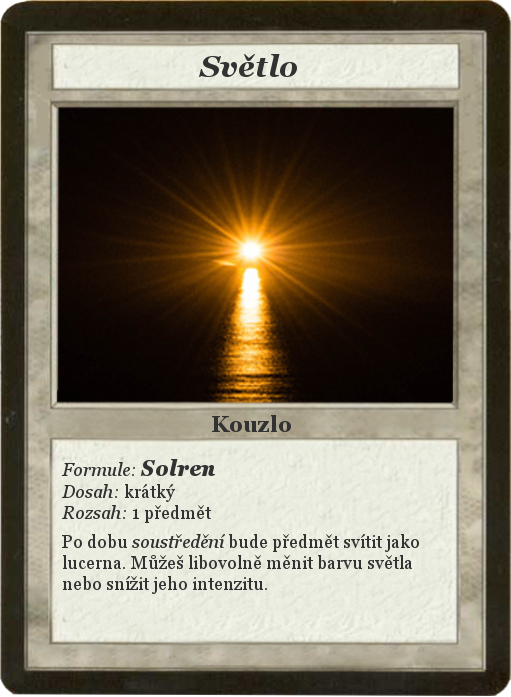
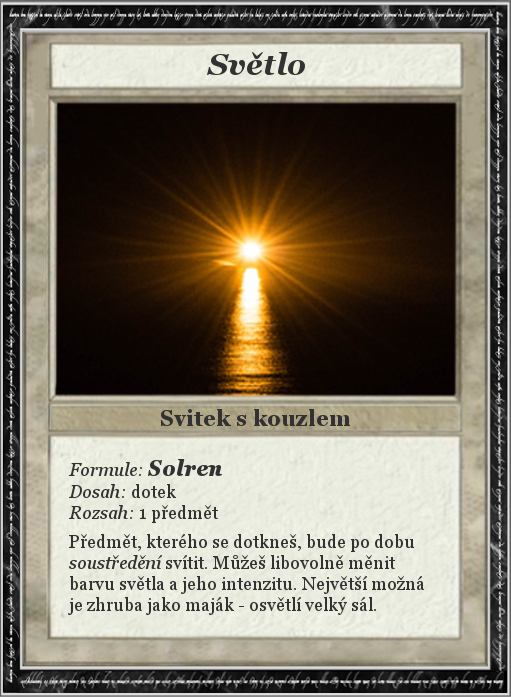
Revision of a layered 511x697 image; what changed, layer by layer:
painted on "Světlo" over [199, 52, 305, 77]
renamed "Kouzlo" to "Svitek s kouzlem", painted on it over [161, 409, 350, 432]
painted on "Formule: Solren ..." over [61, 459, 424, 615]
added layer "RuneFrame" above "Card" over [0, 0, 511, 697]
painted on "Card" over [0, 0, 511, 697]
removed layer "Picture" over [34, 78, 474, 431]
removed layer "Background" over [0, 0, 511, 697]
added layer "Svetlo" above "dark-gray-background.jpg" over [34, 78, 474, 431]
added layer "dark-gray-background.jpg" over [37, 84, 474, 425]
